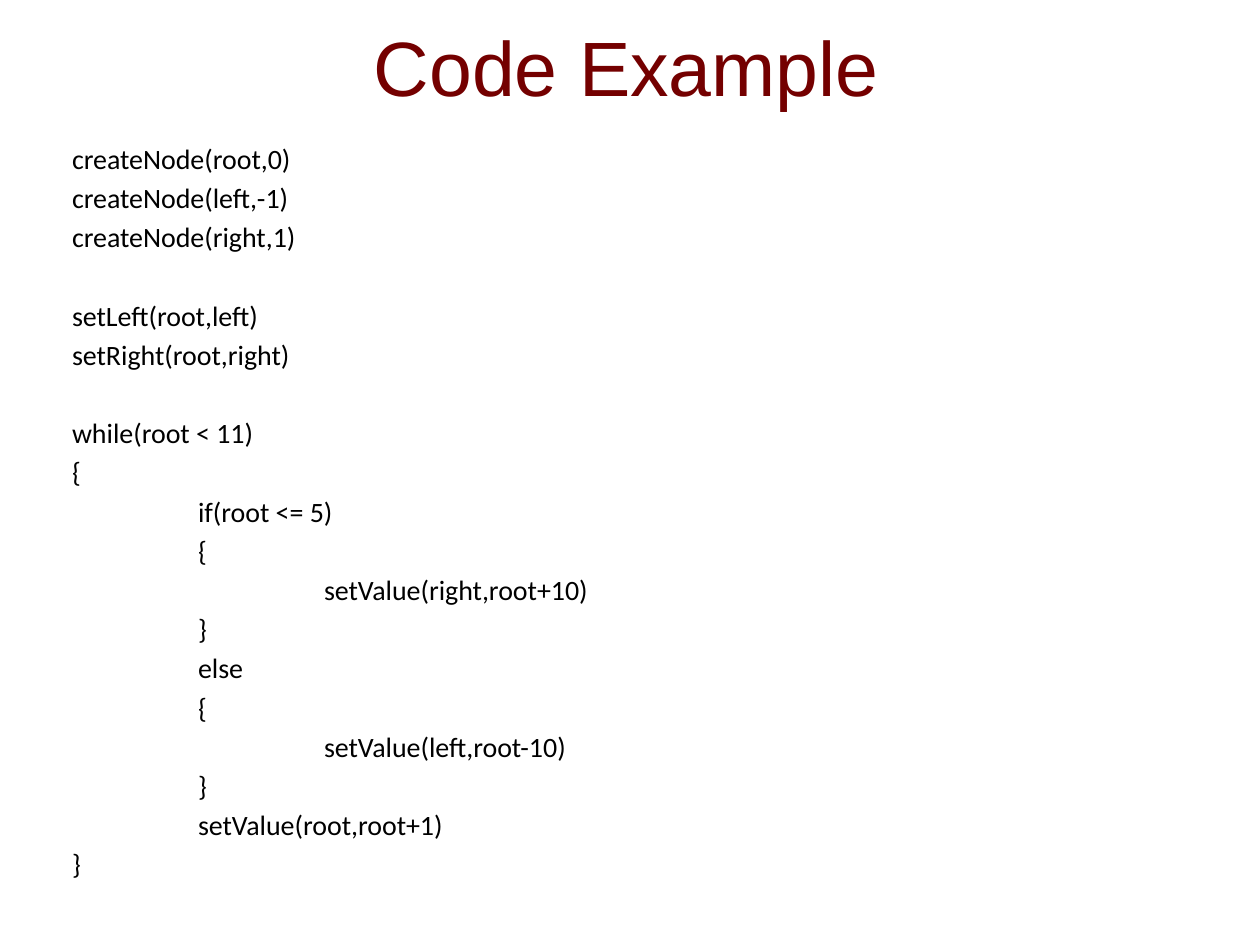
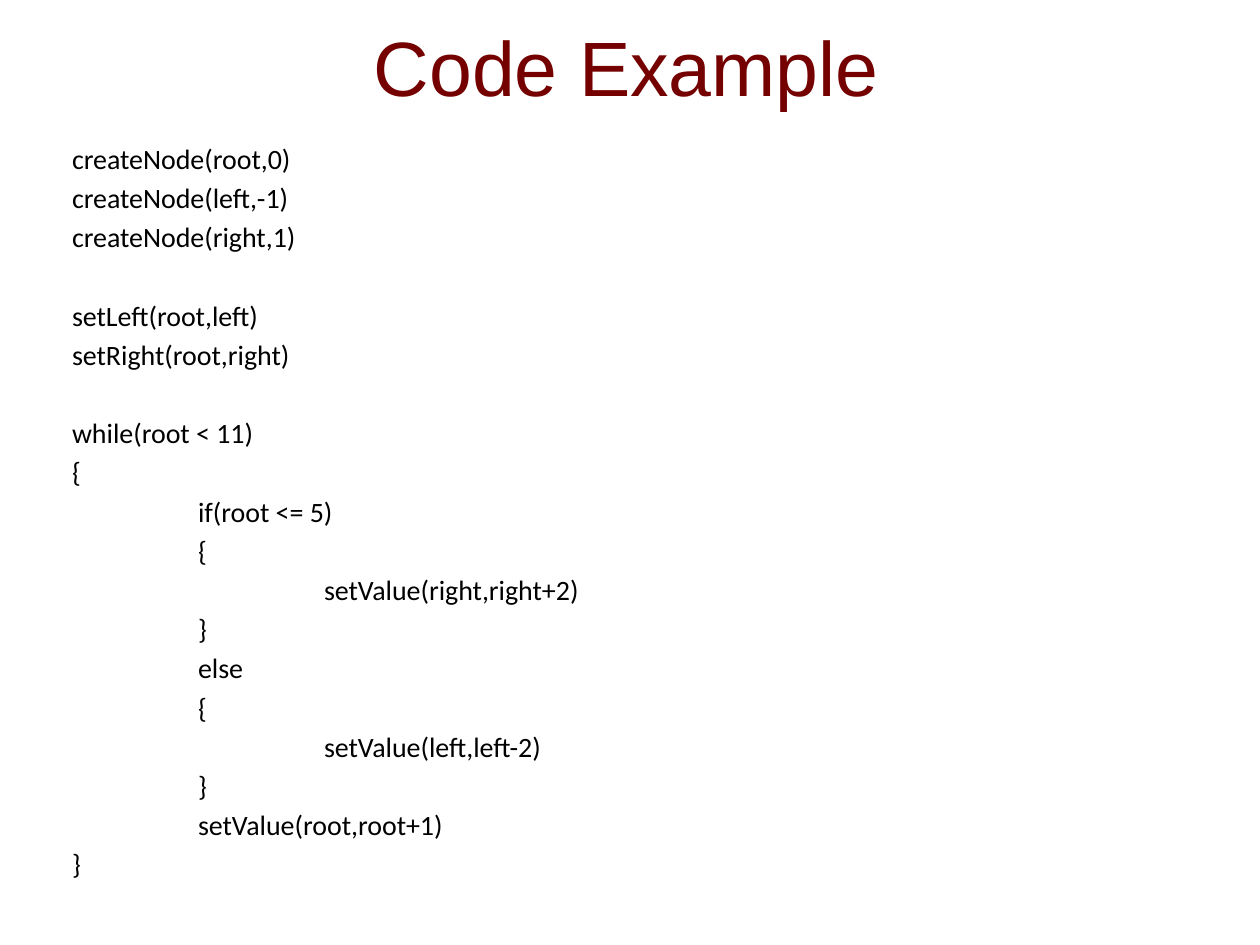
Before and after one commit to IdoBegun/PAAV_Project, a slide deck: slide 23 of Project Presentation.pptx. Drawn at 1260x945 pixels with LibreOffice and Linux fonts; fonts in the diff are those of the drawing; background and template pictures are left out. Boxes give left, top, right and bottom in pixels: in the first picture for what was removed or moved away, otherwise in the second. Text is boxed around its words. In the diff, an @@ line names an element or a change of style, - is before the commit and + after.

Commit message:
Add files via upload
update the code example so the increment/decrement will be on the same variable.

```diff
--- a/Project Presentation.pptx
+++ b/Project Presentation.pptx
@@ text at (x1=324, y1=579, x2=578, y2=605): text changed @@
-setValue(right,root+10)
+setValue(right,right+2)
@@ text at (x1=324, y1=736, x2=541, y2=761): text changed @@
-setValue(left,root-10)
+setValue(left,left-2)
```
